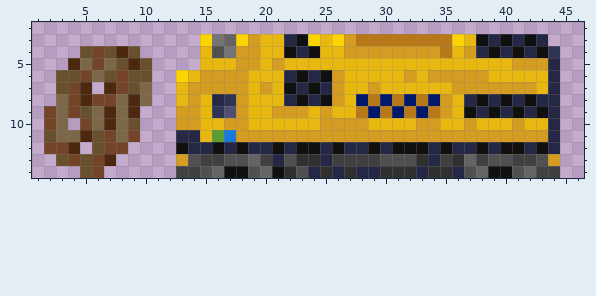
A sprite sheet gets an edit: docs/download_page/_static/K7x00_G_TRAIN.png. This is how it looked before the edit.
The file is 70x15 pixels. Shown: x 1..46, y 2..14.
The same view after the edit:
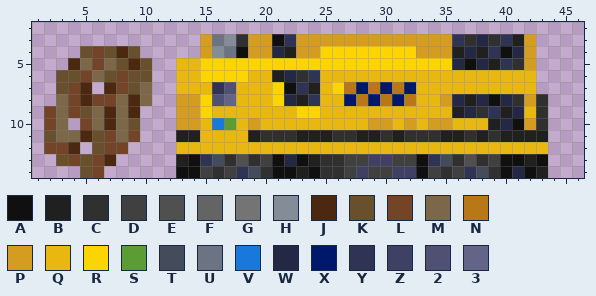
Palette (. is transparent): A #101010  B #202020  C #303030  D #404040  E #505050  F #646464  G #747474  H #848c98  J #4c2810  K #68502c  L #744428  M #7c6848  N #b87818  P #d49c20  Q #e8b810  R #fcd400  S #5c9c34  T #444c5c  U #6c7484  V #1878dc  W #242844  X #00186c  Y #303454  Z #404064  2 #505074  3 #646488
What changed:
@@ x 1..46 @@
  2 ..............................................
- 3 ..............RGFRPQQWARQRPNNNNNNNNRQAWAWAW...
- 4 ....KLKJK.....QEGPPQQAWAQQPPPPPPPPNQPWAWAWAY..
- 5 ...JMLMKJK....QQQPPQPQQQQQQQQQQQQQQQQQQQPPPW..
- 6 ..KKLMKLKK..RQPPPPQQQWAWAPQQQQQPQPPPPPQQQQQW..
- 7 ..KLJ.JLKM..QPPPPPQPQAWAWPQQPQQQQQQPPPPPPPQW..
- 8 ..MLJLLMJM..QPQWYPQQQWAWAPQXNXNXNXPQWAWAWAWW..
- 9 .LMLKMJMJ...PPQY2PQQPPPQPQQNXNXNXNPQAWAWAWAW..
-10 .LM.LMJMK...PPQQPPQQQQQQPPPPQQQQPPQQPQQQPQQW..
-11 .KMMJKLML...WWQSVPPPPPPPPPPPPPPPPPPPPPPPPPPW..
-12 .LLJ.KLL....AWWAWAWWAWAAWAWWAWAAAWAWWAWAAWAW..
-13 ..KLKLJ.....PEDDEEFDWECCWDDDDEEECWDCFDEEDDEP..
-14 ....KL......DDEFAAEFACEWCWCWWCCCWCCWEFAAEFDD..
+ 3 ..............PUHCPPAYPPPPPPPPPPPPPYCWCYBP....
+ 4 ....KLKJK.....PHUAPPWBPPRRRRRRRRPPPBWBYAWP....
+ 5 ...JMLMKJK..QQRRRRRRRRRRRRRRRRRRRRRWAWBYCP....
+ 6 ..KKLMKLKK..QQRRRRQQBWCYQQQQQQQQQQQQQQQQQQ....
+ 7 ..KLJ.JLKM..QQQY2QQQRAYBQRNXNXNXQQQQQQQQQQ....
+ 8 ..MLJLLMJM..PPR23QQQRWBYQQXNXNXNQQPWBWAWCPC...
+ 9 .LMLKMJMJ...PPRQQQQQQQRRQQQQQQQQQQQBWCYBWQC...
+10 .LM.LMJMK...PPQVSQPQQQQQQQQQPPQPQPPQQQBWAPC...
+11 .KMMJKLML...BBQQQQBCCCBBBCCBBCBCCCBBCBCBBBB...
+12 .LLJ.KLL....QQQQQQQQQQQQQQQQQQQQQQQQQQQQQQQ...
+13 ..KLKLJ.....BAYTCECDAWABCCDDZZDDAYTCECDAABA...
+14 ....KL......AADCDYTCAABACCDZDDZZADCDYTCAWAB...
